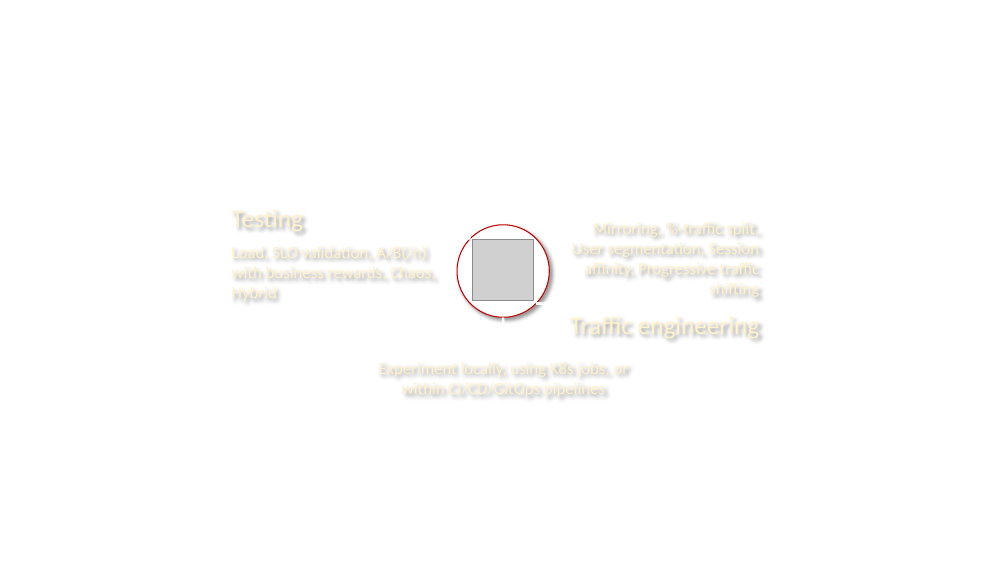
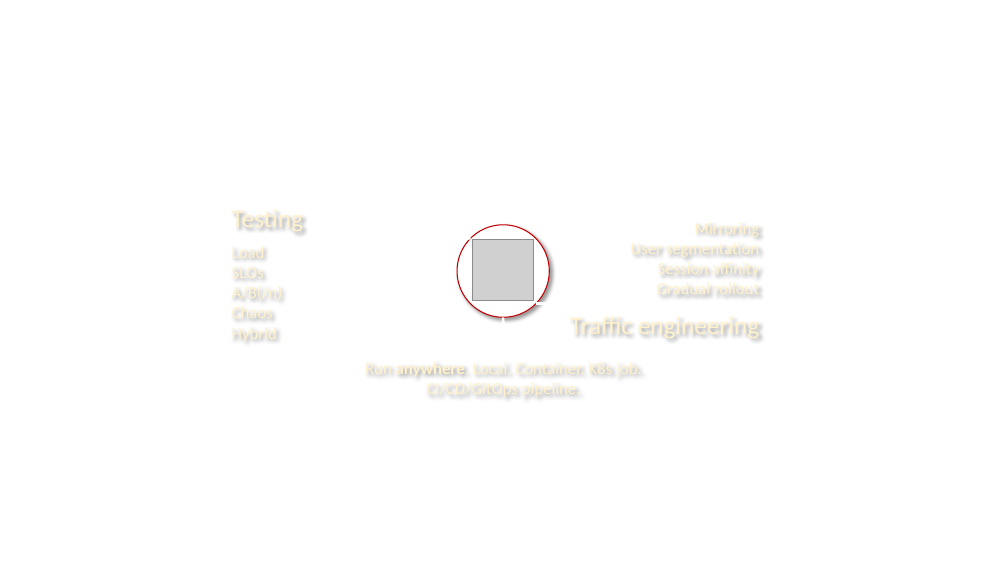
Before and after one commit to iter8-tools/iter8, a slide deck: slide 7 of mkdocs/docs/images/src/illustration.pptx. Drawn at 1008x567 pixels with LibreOffice and Linux fonts; fonts in the diff are those of the drawing; grey boxes stand for pictures. Boxes give left, top, right and bottom in pixels: in the first picture for what was removed or moved away, otherwise in the second. Text is boxed around its words. In the diff, an @@ line names an element or a change of style, - is before the commit and + after.

```diff
--- a/mkdocs/docs/images/src/illustration.pptx
+++ b/mkdocs/docs/images/src/illustration.pptx
@@ text at (631, 218, 760, 299): text changed @@
-Mirroring, %-traffic split, User segmentation, Session affinity, Progressive traffic shifting
+Mirroring
+User segmentation
+Session affinity
+Gradual rollout
@@ text at (232, 243, 283, 343): text changed @@
-Load, SLO validation, A/B(/n) with business rewards, Chaos, Hybrid
+Load
+SLOs
+A/B(/n)
+Chaos
+Hybrid
@@ text at (365, 358, 642, 399): text changed @@
-Experiment locally, using K8s jobs, or within CI/CD/GitOps pipelines
+Run anywhere. Local. Container. K8s job. CI/CD/GitOps pipeline.
```
Also in this commit, not shown: 1 other slide changed, 5 other files.
